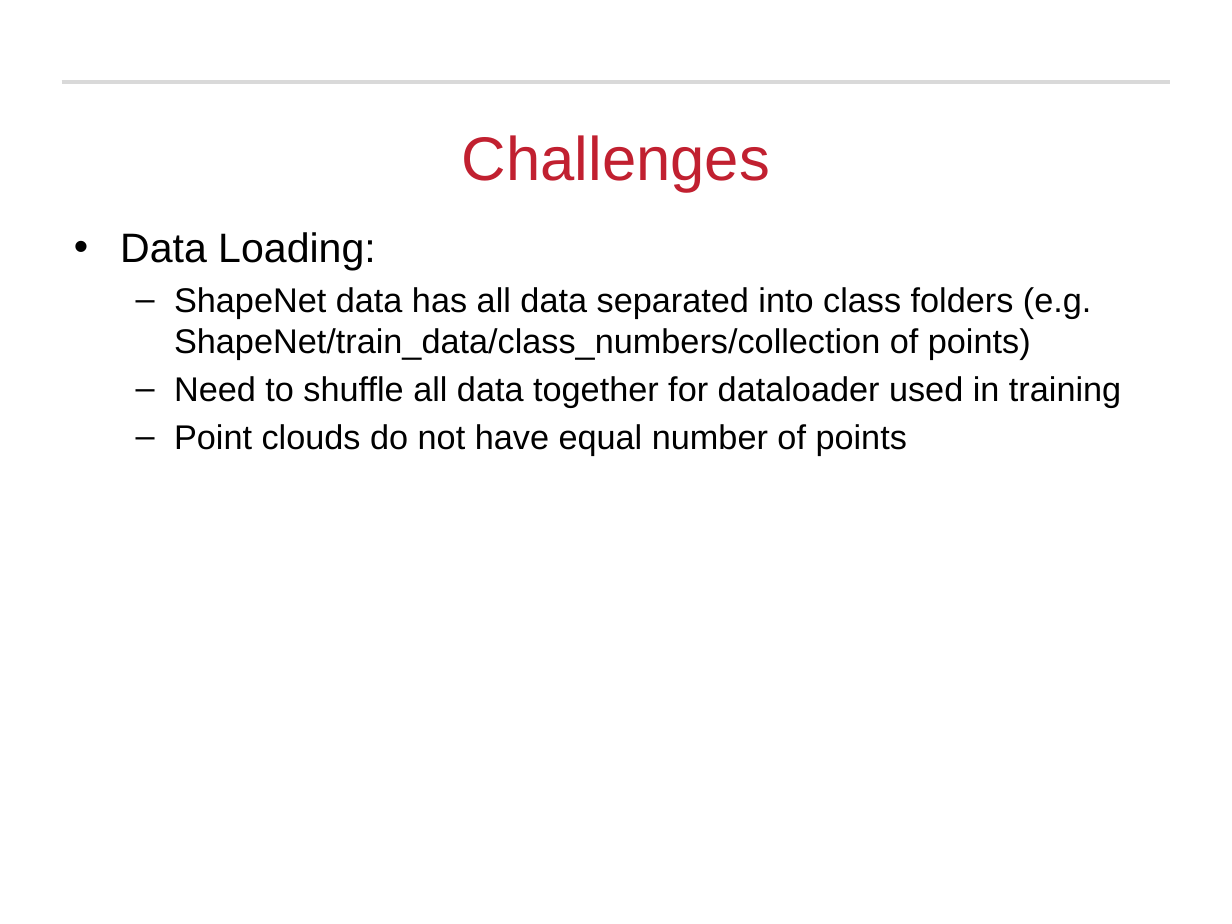
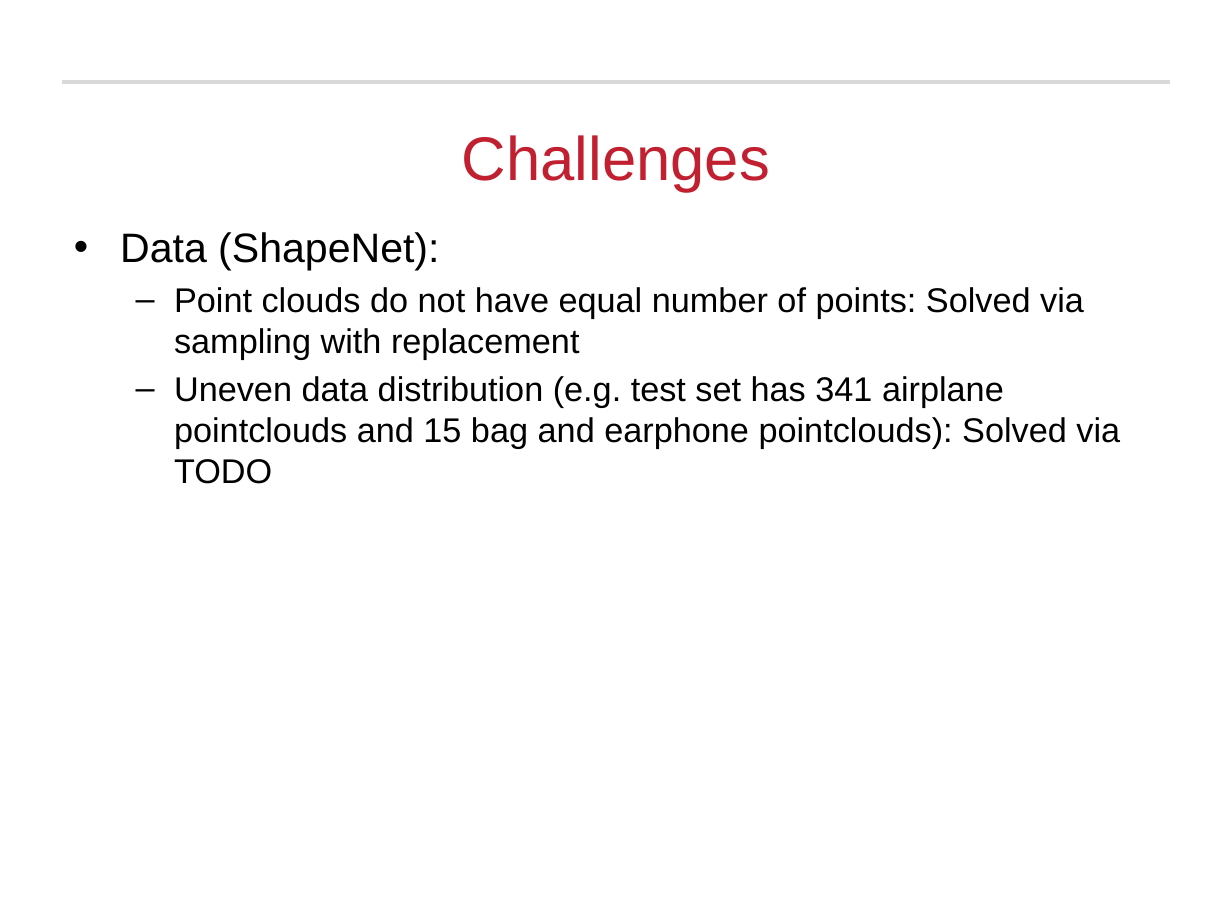
Before and after one commit to Michael-Hodges/PointNet, a slide deck: slide 21 of PowerPoints/EECE7398_Final_Project.pptx (slide 20 before the commit). Drawn at 1232x924 pixels with LibreOffice and Linux fonts; fonts in the diff are those of the drawing; background and template pictures are left out. Boxes give left, top, right and bottom in pixels: in the first picture for what was removed or moved away, otherwise in the second. Text is boxed around its words. In the diff, an @@ line names an element or a change of style, - is before the commit and + after.

Commit message:
updating ppt

```diff
--- a/PowerPoints/EECE7398_Final_Project.pptx
+++ b/PowerPoints/EECE7398_Final_Project.pptx
@@ text at [120, 232, 1120, 484]: text changed @@
-• Data Loading:
-  – ShapeNet data has all data separated into class folders (e.g. ShapeNet/train_data/class_numbers/collection of points)
-  – Need to shuffle all data together for dataloader used in training
-  – Point clouds do not have equal number of points
+• Data (ShapeNet):
+  – Point clouds do not have equal number of points: Solved via sampling with replacement
+  – Uneven data distribution (e.g. test set has 341 airplane pointclouds and 15 bag and earphone pointclouds): Solved via TODO
```
Also in this commit, not shown: 5 other slides changed, 2 slides added, 1 slide removed, 1 other file.
